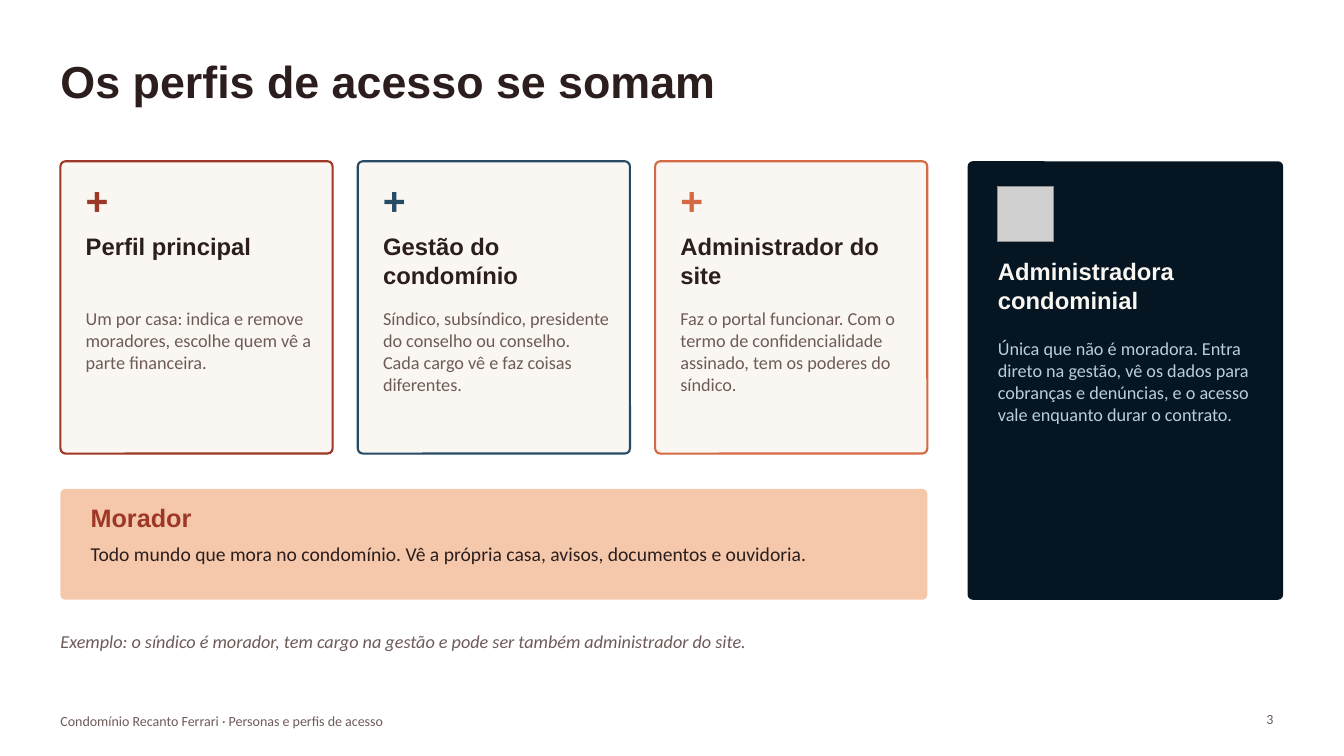
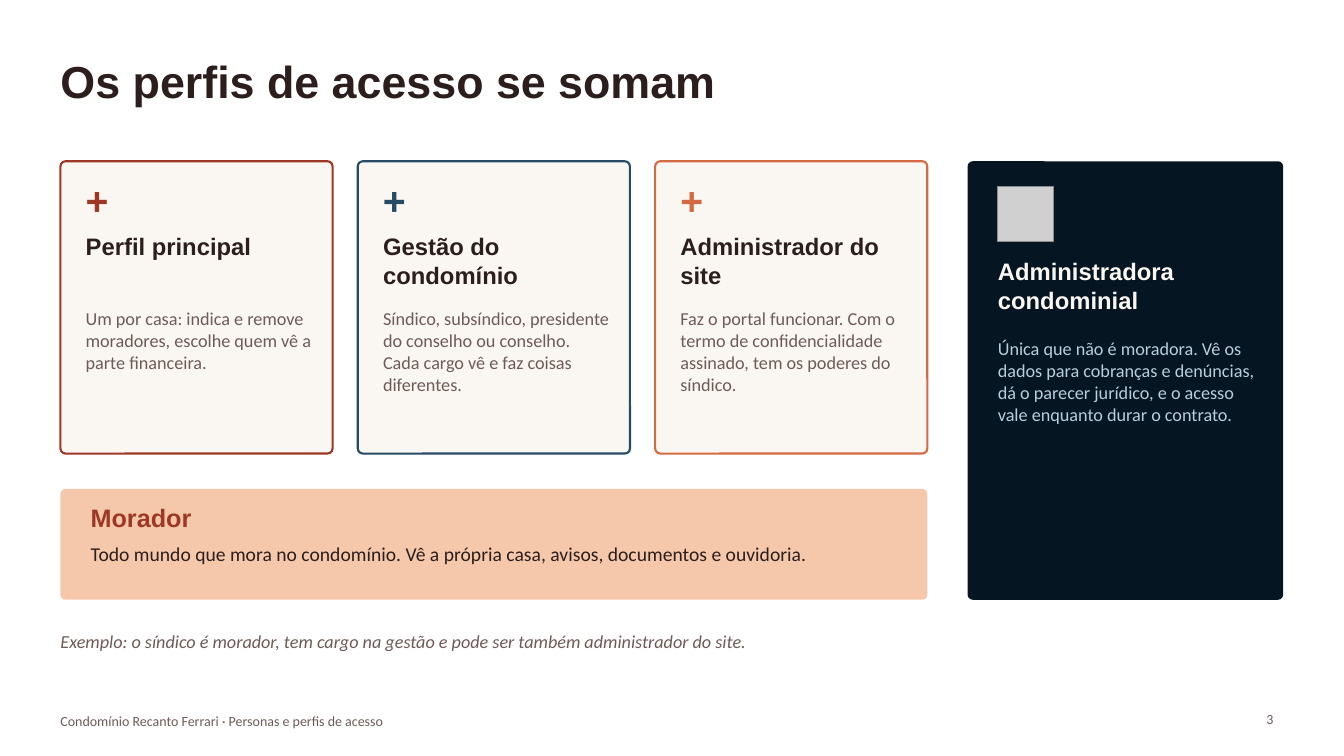
Before and after one commit to paulamuhlbach/recantoferrari, a slide deck: slide 3 of apresentacoes/Personas-e-perfis-de-acesso.pptx. Drawn at 1344x756 pixels with LibreOffice and Linux fonts; fonts in the diff are those of the drawing; grey boxes stand for pictures. Boxes give left, top, right and bottom in pixels: in the first picture for what was removed or moved away, otherwise in the second. Text is boxed around its words. In the diff, an @@ line names an element or a change of style, - is before the commit and + after.

```diff
--- a/apresentacoes/Personas-e-perfis-de-acesso.pptx
+++ b/apresentacoes/Personas-e-perfis-de-acesso.pptx
@@ text at [998,341,1254,424]: text changed @@
-Única que não é moradora. Entra direto na gestão, vê os dados para cobranças e denúncias, e o acesso vale enquanto durar o contrato.
+Única que não é moradora. Vê os dados para cobranças e denúncias, dá o parecer jurídico, e o acesso vale enquanto durar o contrato.
```
Also in this commit, not shown: 5 other slides changed, 3 other files.
